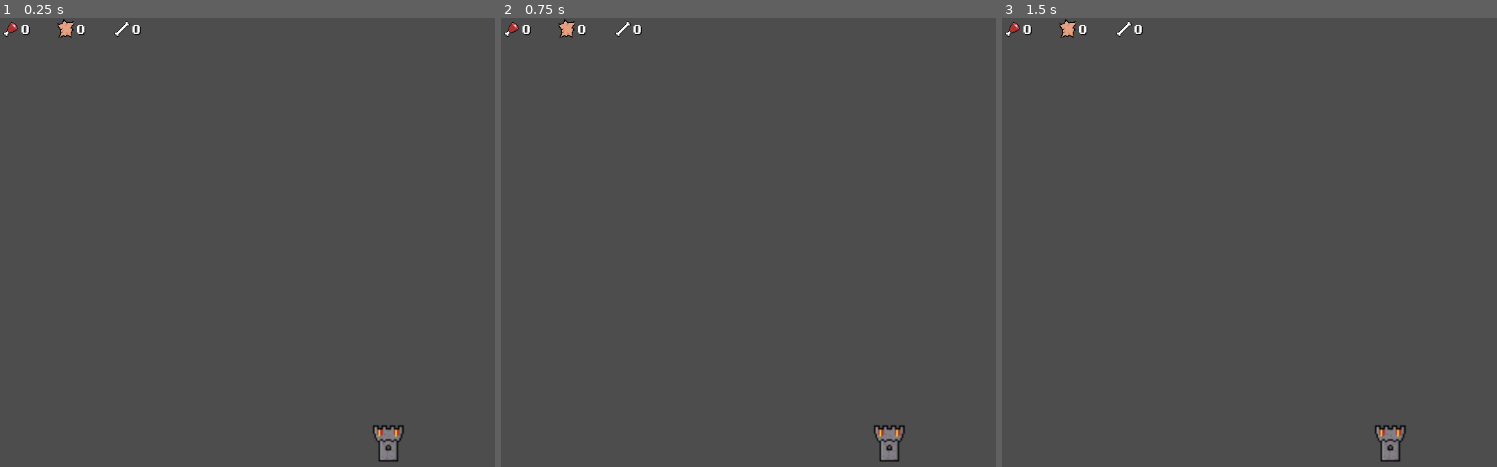
Above: before the commit, frames 1-3 (left to right).
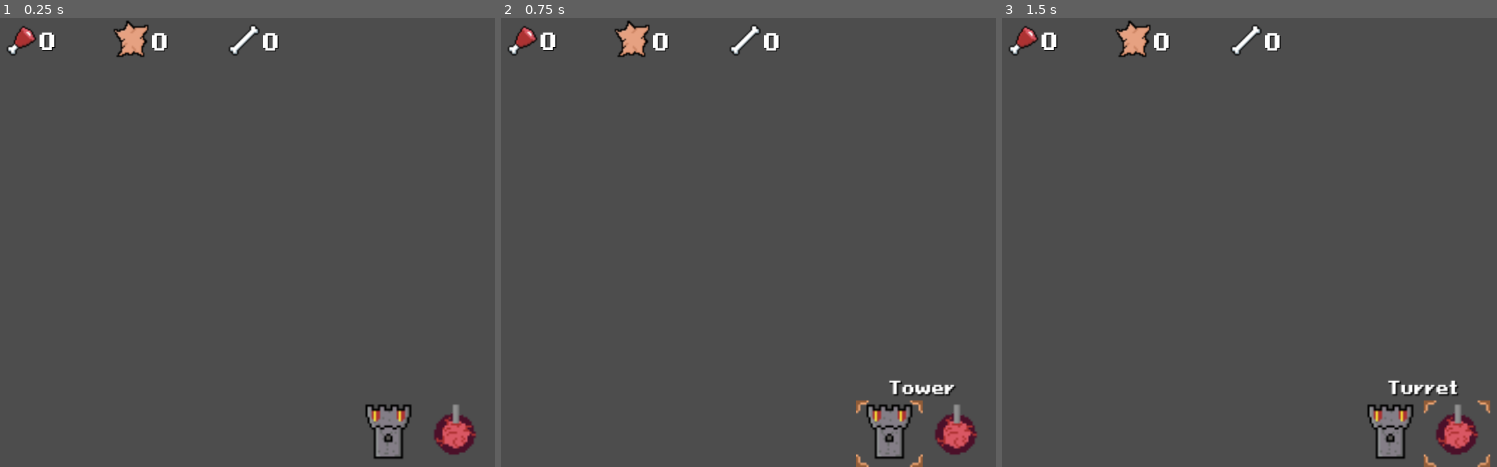
Above: after the commit, the same moments.

Repository: PhilipSBeck/Ludum-Dare-56
Game: Godot game, scene res://HUD/mainHUD.tscn
The game is run twice, just before and just after one commit, with the same random seed, the same clock (stepped at 60 frames per second) and the same inputs. This scene is started directly instead of the project's main scene.
Inputs (mouse positions are in pixels of both pictures, inside the frame that each line leads up to; where the layout moved, square brackets give the same spot in the first picture):
- Up to frame 1 (0.25 s): no input
- Up to frame 2 (0.75 s): click (887, 435) [887, 444] at 0.5 s
- Up to frame 3 (1.5 s): click (1457, 435) [1432, 444] at 1.25 s

The runs differ from the first frame. In frame 1, 2.5% of the frame differs, in the area x 0-97%, y 0-99%; in frame 2, 3.0%; in frame 3, 3.0%, in the area x 0-99%, y 0-100%.

Commit message:
main hud updates

Diff:
--- a/HUD/mainHUD.tscn
+++ b/HUD/mainHUD.tscn
@@ -6,64 +6,68 @@
 [ext_resource type="Texture2D" uid="uid://bl0jyom55ooj1" path="res://Art/HUD Icons/Skin.png" id="3_iq8rr"]
 [ext_resource type="Texture2D" uid="uid://bnr4cmahk2e2w" path="res://Art/HUD Icons/boner.png" id="4_wmk1n"]
 [ext_resource type="Texture2D" uid="uid://cqiyhj5yl0rqa" path="res://Art/HUD Icons/Tower.png" id="6_lne5b"]
+[ext_resource type="Texture2D" uid="uid://dy0hli3o6o1kv" path="res://Art/HUD Icons/Selector.png" id="7_3oheq"]
+[ext_resource type="Texture2D" uid="uid://0jrekgsa606j" path="res://Art/HUD Icons/turreticon.png" id="8_qvykq"]
 
 [node name="MainHud" type="CanvasLayer"]
 script = ExtResource("1_m2r5h")
 
 [node name="MeatIcon" type="TextureRect" parent="."]
-offset_right = 32.0
-offset_bottom = 32.0
+offset_right = 64.0
+offset_bottom = 64.0
 texture = ExtResource("1_64w33")
-stretch_mode = 3
 
 [node name="Meat" type="Label" parent="MeatIcon"]
 layout_mode = 0
-offset_left = 25.0
-offset_top = 5.0
-offset_right = 50.0
-offset_bottom = 30.0
+offset_left = 57.0
+offset_top = 14.0
+offset_right = 82.0
+offset_bottom = 54.0
 theme_override_colors/font_shadow_color = Color(0, 0, 0, 1)
 theme_override_colors/font_outline_color = Color(0, 0, 0, 1)
 theme_override_fonts/font = ExtResource("2_26ql1")
+theme_override_font_sizes/font_size = 32
 text = "0"
 horizontal_alignment = 1
 vertical_alignment = 1
 
 [node name="SkinIcon" type="TextureRect" parent="."]
-offset_left = 80.0
-offset_right = 112.0
-offset_bottom = 32.0
+offset_left = 160.0
+offset_right = 224.0
+offset_bottom = 64.0
 texture = ExtResource("3_iq8rr")
 
 [node name="Skin" type="Label" parent="SkinIcon"]
 layout_mode = 0
-offset_left = 25.0
-offset_top = 5.0
-offset_right = 50.0
-offset_bottom = 30.0
+offset_left = 59.0
+offset_top = 15.0
+offset_right = 84.0
+offset_bottom = 55.0
 theme_override_colors/font_shadow_color = Color(0, 0, 0, 1)
 theme_override_colors/font_outline_color = Color(0, 0, 0, 1)
 theme_override_fonts/font = ExtResource("2_26ql1")
+theme_override_font_sizes/font_size = 32
 text = "0
 "
 horizontal_alignment = 1
 vertical_alignment = 1
 
 [node name="BoneIcon" type="TextureRect" parent="."]
-offset_left = 160.0
-offset_right = 192.0
-offset_bottom = 32.0
+offset_left = 320.0
+offset_right = 384.0
+offset_bottom = 64.0
 texture = ExtResource("4_wmk1n")
 
 [node name="Bones" type="Label" parent="BoneIcon"]
 layout_mode = 0
-offset_left = 25.0
-offset_top = 5.0
-offset_right = 50.0
-offset_bottom = 30.0
+offset_left = 59.0
+offset_top = 15.0
+offset_right = 84.0
+offset_bottom = 55.0
 theme_override_colors/font_shadow_color = Color(0, 0, 0, 1)
 theme_override_colors/font_outline_color = Color(0, 0, 0, 1)
 theme_override_fonts/font = ExtResource("2_26ql1")
+theme_override_font_sizes/font_size = 32
 text = "0
 "
 horizontal_alignment = 1
@@ -78,11 +82,13 @@
 anchor_top = 1.0
 anchor_right = 0.5
 anchor_bottom = 1.0
-offset_left = -160.0
-offset_top = -64.0
-offset_right = 160.0
+offset_left = -64.0
+offset_top = -96.29
+offset_right = 64.0
+offset_bottom = -32.29
 grow_horizontal = 2
 grow_vertical = 0
+scale = Vector2(1.5, 1.5)
 
 [node name="TowerPlaceBtn" type="TextureButton" parent="Hotbar"]
 layout_mode = 1
@@ -91,9 +97,8 @@
 anchor_top = 0.5
 anchor_right = 0.5
 anchor_bottom = 0.5
-offset_left = -48.0
+offset_left = -64.0
 offset_top = -32.0
-offset_right = 16.0
 offset_bottom = 32.0
 grow_horizontal = 2
 grow_vertical = 2
@@ -101,6 +106,14 @@
 size_flags_vertical = 4
 texture_normal = ExtResource("6_lne5b")
 stretch_mode = 0
+metadata/type = "Tower"
+
+[node name="Selector" type="TextureRect" parent="Hotbar/TowerPlaceBtn"]
+visible = false
+layout_mode = 0
+offset_right = 64.0
+offset_bottom = 64.0
+texture = ExtResource("7_3oheq")
 
 [node name="TurretPlaceBtn" type="TextureButton" parent="Hotbar"]
 layout_mode = 1
@@ -109,11 +122,44 @@
 anchor_top = 0.5
 anchor_right = 0.5
 anchor_bottom = 0.5
-offset_left = 16.0
 offset_top = -32.0
-offset_right = 80.0
+offset_right = 64.0
 offset_bottom = 32.0
 grow_horizontal = 2
 grow_vertical = 2
 size_flags_horizontal = 4
 size_flags_vertical = 4
+texture_normal = ExtResource("8_qvykq")
+stretch_mode = 0
+metadata/type = "Turret"
+
+[node name="Selector" type="TextureRect" parent="Hotbar/TurretPlaceBtn"]
+visible = false
+layout_mode = 0
+offset_right = 64.0
+offset_bottom = 64.0
+texture = ExtResource("7_3oheq")
+
+[node name="SelectedIcon" type="Label" parent="Hotbar"]
+layout_mode = 1
+anchors_preset = 5
+anchor_left = 0.5
+anchor_right = 0.5
+offset_left = -32.0
+offset_top = -23.0
+offset_right = 32.0
+grow_horizontal = 2
+theme_override_colors/font_shadow_color = Color(0, 0, 0, 1)
+theme_override_colors/font_outline_color = Color(0, 0, 0, 1)
+theme_override_fonts/font = ExtResource("2_26ql1")
+text = "
+"
+horizontal_alignment = 1
+vertical_alignment = 1
+
+[connection signal="mouse_entered" from="Hotbar/TowerPlaceBtn" to="." method="_on_tower_place_btn_hover"]
+[connection signal="mouse_exited" from="Hotbar/TowerPlaceBtn" to="." method="_on_tower_place_btn_unhover"]
+[connection signal="pressed" from="Hotbar/TowerPlaceBtn" to="." method="_on_tower_place_btn_pressed"]
+[connection signal="mouse_entered" from="Hotbar/TurretPlaceBtn" to="." method="_on_turret_place_btn_mouse_entered"]
+[connection signal="mouse_exited" from="Hotbar/TurretPlaceBtn" to="." method="_on_turret_place_btn_mouse_exited"]
+[connection signal="pressed" from="Hotbar/TurretPlaceBtn" to="." method="_on_turret_place_btn_pressed"]
--- a/Scripts/HUD/main_hud.gd
+++ b/Scripts/HUD/main_hud.gd
@@ -1,4 +1,7 @@
 extends CanvasLayer
+
+signal towerSelected
+signal turretSelected
 
 var meat: int = 0
 var skin: int = 0
@@ -26,3 +29,29 @@
 func increase_bones(amount: int) -> void:
 	bones += amount
 	$BoneIcon/Bones.text = str(bones)
+
+
+
+func _on_tower_place_btn_hover() -> void:
+	$Hotbar/TowerPlaceBtn/Selector.visible = true
+	$Hotbar/SelectedIcon.text = $Hotbar/TowerPlaceBtn.get_meta("type")
+
+func _on_tower_place_btn_unhover() -> void:
+	$Hotbar/TowerPlaceBtn/Selector.visible = false
+	$Hotbar/SelectedIcon.text = ""
+
+func _on_turret_place_btn_mouse_entered() -> void:
+	$Hotbar/TurretPlaceBtn/Selector.visible = true
+	$Hotbar/SelectedIcon.text = $Hotbar/TurretPlaceBtn.get_meta("type")
+
+func _on_turret_place_btn_mouse_exited() -> void:
+	$Hotbar/TurretPlaceBtn/Selector.visible = false
+	$Hotbar/SelectedIcon.text = ""
+
+
+func _on_turret_place_btn_pressed() -> void:
+	turretSelected.emit()
+
+
+func _on_tower_place_btn_pressed() -> void:
+	towerSelected.emit()
Binary file added: Art/HUD Icons/Selector.png
Not shown, added: Art/HUD Icons/Selector.png.import
Binary file added: Art/HUD Icons/turreticon.png
Not shown, added: Art/HUD Icons/turreticon.png.import
Not shown: 1 places in HUD/mainHUD.tscn that only renumber resources
